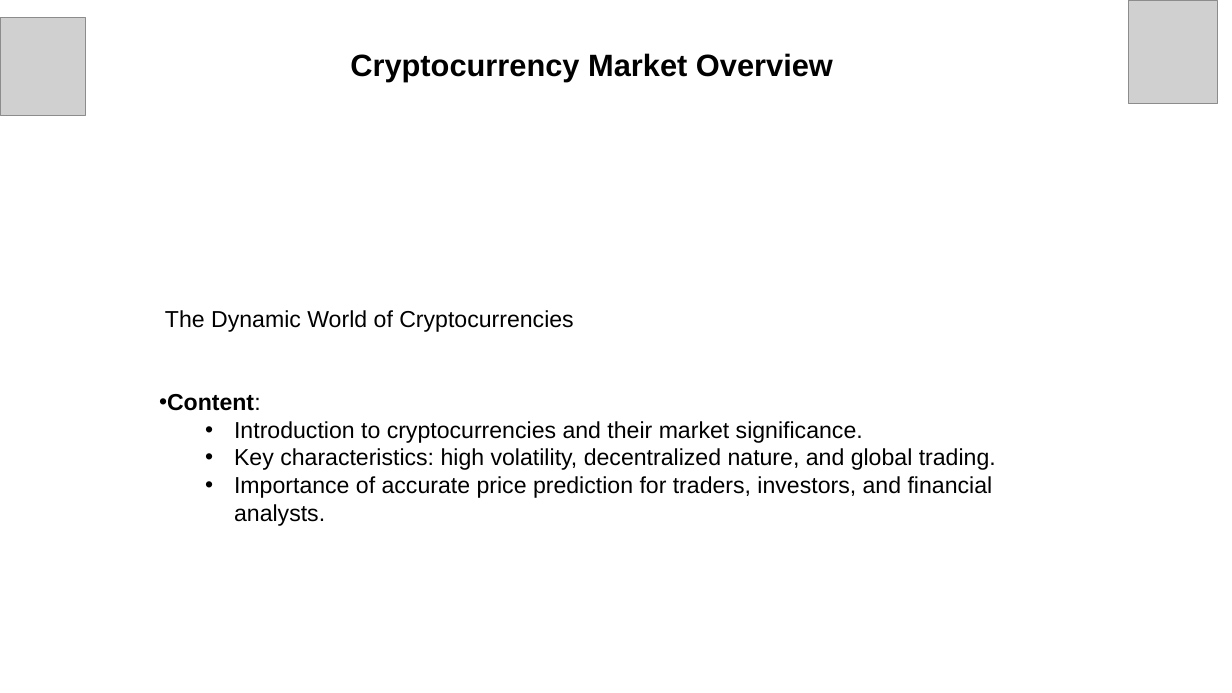
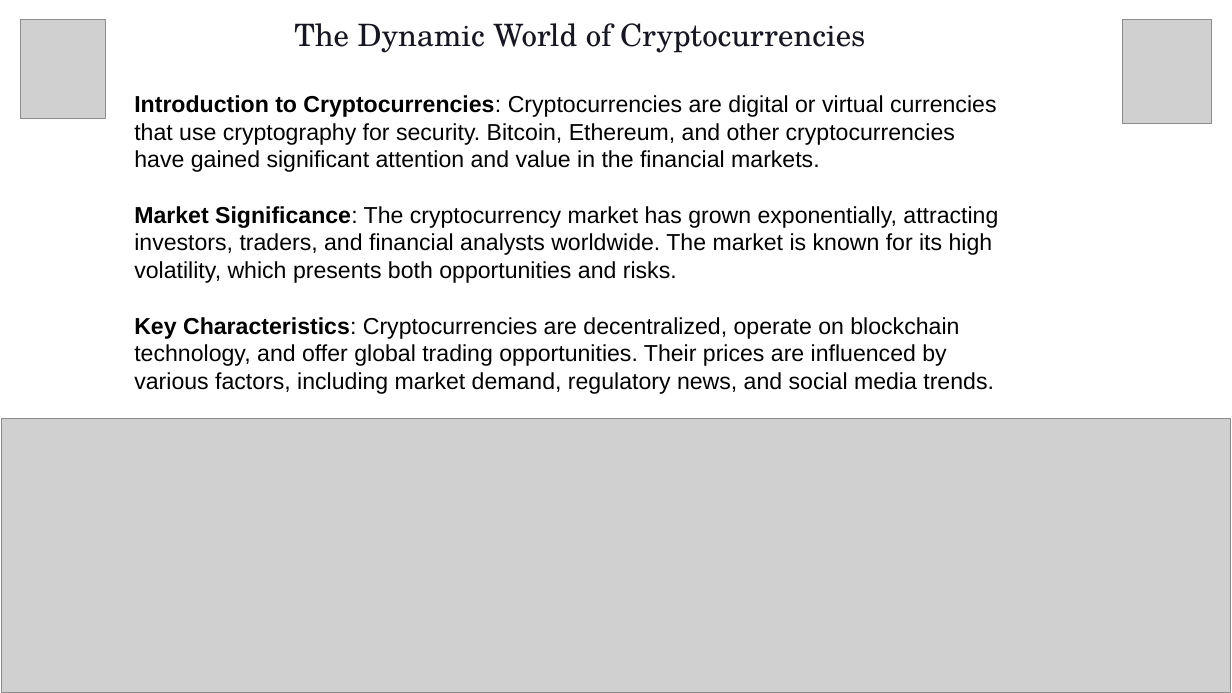
Before and after one commit to Sujay0610/Rapid_Project, a slide deck: slide 2 of docs/Rapid.pptx. Drawn at 1232x693 pixels with LibreOffice and Linux fonts; fonts in the diff are those of the drawing; grey boxes stand for pictures; background and template pictures are left out. Boxes give left, top, right and bottom in pixels: in the first picture for what was removed or moved away, otherwise in the second. Text is boxed around its words. In the diff, an @@ line names an element or a change of style, - is before the commit and + after.

Commit message:
PPT

```diff
--- a/docs/Rapid.pptx
+++ b/docs/Rapid.pptx
@@ picture moved from (x1=0, y1=18, x2=85, y2=116) to (x1=21, y1=19, x2=106, y2=118) @@
@@ text "The Dynamic World of Cryptocurrencies" moved from (x1=165, y1=53, x2=996, y2=526) to (x1=134, y1=23, x2=998, y2=394) @@
@@ text at (x1=294, y1=23, x2=865, y2=53): size 18 to 24 pt, font Arial to TeX Gyre Schola, text colour #000000 to #161723, highlight none to #FFFFFF in "The Dynamic World of Cryptocurrencies"; alignment left to centre @@
@@ picture moved from (x1=1128, y1=0, x2=1217, y2=104) to (x1=1123, y1=19, x2=1212, y2=123) @@
@@ text at (x1=350, y1=53, x2=833, y2=81): paragraph removed @@
-Cryptocurrency Market Overview
@@ text at (x1=134, y1=95, x2=998, y2=394): text changed @@
-• Content:
-  • Introduction to cryptocurrencies and their market significance.
-  • Key characteristics: high volatility, decentralized nature, and global trading.
-  • Importance of accurate price prediction for traders, investors, and financial analysts.
+Introduction to Cryptocurrencies: Cryptocurrencies are digital or virtual currencies that use cryptography for security. Bitcoin, Ethereum, and other cryptocurrencies have gained significant attention and value in the financial markets.
+Market Significance: The cryptocurrency market has grown exponentially, attracting investors, traders, and financial analysts worldwide. The market is known for its high volatility, which presents both opportunities and risks.
+Key Characteristics: Cryptocurrencies are decentralized, operate on blockchain technology, and offer global trading opportunities. Their prices are influenced by various factors, including market demand, regulatory news, and social media trends.
@@ picture added at (x1=2, y1=419, x2=1231, y2=692) @@
```
Also in this commit, not shown: 6 other slides changed, 6 slides added, 3 slides removed.
